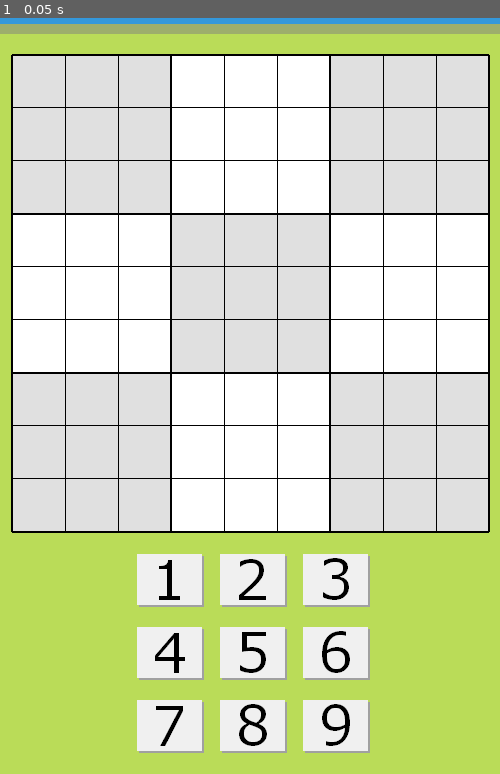
Above: before the commit, frame 1.
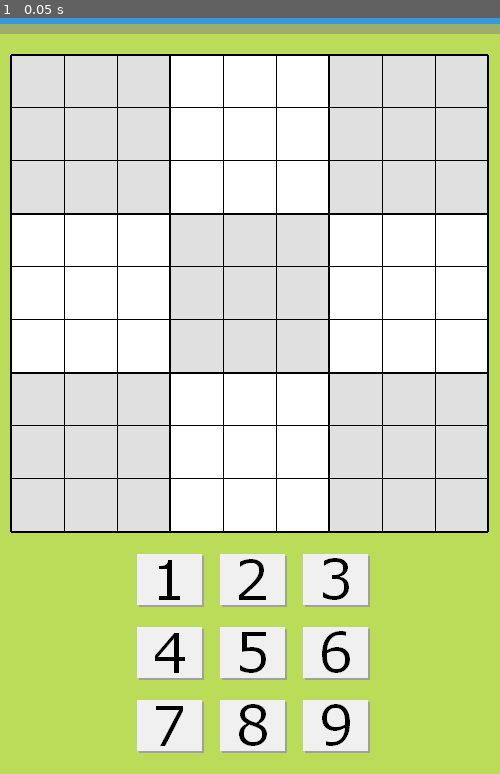
Above: after the commit, the same moment.

Repository: vivisuke/GodotSudoku
Game: Godot game, scene res://Main.tscn
Same seed, same stepped clock (60 frames per second), same inputs: the game is played once before the commit and once after it.
Inputs:
- Up to frame 1 (0.05 s): no input

The runs differ from the first frame. In frame 1, 2.5% of the frame differs, in the area x 2-98%, y 4-69%.

Commit message:
0007 ◎ C 03/20 03/20 0.001│ToDo│セルカーソル用 TileMap 設置

Diff:
--- a/GodotSudoku/Main.tscn
+++ b/GodotSudoku/Main.tscn
@@ -29,6 +29,38 @@
 [ext_resource path="res://images/num5_disabled.png" type="Texture" id=27]
 [ext_resource path="res://images/num4_disabled.png" type="Texture" id=28]
 [ext_resource path="res://images/num8_pressed.png" type="Texture" id=29]
+[ext_resource path="res://images/empty.png" type="Texture" id=30]
+[ext_resource path="res://images/numCursor.png" type="Texture" id=31]
+
+[sub_resource type="TileSet" id=1]
+0/name = "empty.png 0"
+0/texture = ExtResource( 30 )
+0/tex_offset = Vector2( 0, 0 )
+0/modulate = Color( 1, 1, 1, 1 )
+0/region = Rect2( 0, 0, 53, 53 )
+0/tile_mode = 0
+0/occluder_offset = Vector2( 0, 0 )
+0/navigation_offset = Vector2( 0, 0 )
+0/shape_offset = Vector2( 0, 0 )
+0/shape_transform = Transform2D( 1, 0, 0, 1, 0, 0 )
+0/shape_one_way = false
+0/shape_one_way_margin = 0.0
+0/shapes = [  ]
+0/z_index = 0
+1/name = "numCursor.png 1"
+1/texture = ExtResource( 31 )
+1/tex_offset = Vector2( 0, 0 )
+1/modulate = Color( 1, 1, 1, 1 )
+1/region = Rect2( 0, 0, 53, 53 )
+1/tile_mode = 0
+1/occluder_offset = Vector2( 0, 0 )
+1/navigation_offset = Vector2( 0, 0 )
+1/shape_offset = Vector2( 0, 0 )
+1/shape_transform = Transform2D( 1, 0, 0, 1, 0, 0 )
+1/shape_one_way = false
+1/shape_one_way_margin = 0.0
+1/shapes = [  ]
+1/z_index = 0
 
 [node name="Main" type="Node2D"]
 script = ExtResource( 1 )
@@ -57,15 +89,29 @@
 "_edit_use_anchors_": false
 }
 
-[node name="board" type="TextureRect" parent="."]
-margin_left = 10.5
-margin_top = 80.0
-margin_right = 489.5
-margin_bottom = 559.0
+[node name="CenterContainer" type="CenterContainer" parent="."]
+margin_top = 70.0
+margin_right = 500.0
+margin_bottom = 570.0
+__meta__ = {
+"_edit_use_anchors_": false
+}
+
+[node name="board" type="TextureRect" parent="CenterContainer"]
+margin_left = 10.0
+margin_top = 10.0
+margin_right = 489.0
+margin_bottom = 489.0
 texture = ExtResource( 2 )
 __meta__ = {
 "_edit_use_anchors_": false
 }
+
+[node name="TileMap" type="TileMap" parent="CenterContainer"]
+position = Vector2( 11, 11 )
+tile_set = SubResource( 1 )
+cell_size = Vector2( 53, 53 )
+format = 1
 
 [node name="MarginContainer" type="MarginContainer" parent="."]
 margin_top = 560.0
Not shown: 1 places in GodotSudoku/Main.tscn that only renumber resources
Binary file added: GodotSudoku/images/empty.png
Not shown, added: GodotSudoku/images/empty.png.import
Binary file added: GodotSudoku/images/empty2.png
Not shown, added: GodotSudoku/images/empty2.png.import
Binary file added: GodotSudoku/images/empty3.png
Not shown, added: GodotSudoku/images/empty3.png.import
Binary file added: GodotSudoku/images/empty4.png
Not shown, added: GodotSudoku/images/empty4.png.import
Binary file added: GodotSudoku/images/numCursor.png
Not shown, added: GodotSudoku/images/numCursor.png.import
Not shown, changed: GodotSudoku.spr
